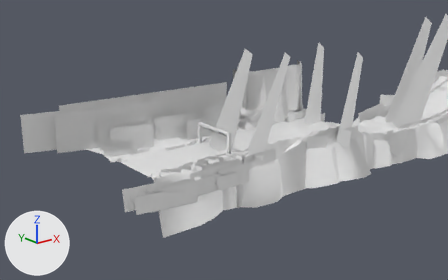
An edit to the FBX model Assets/Map/Models/Theme_01/Forest_01.fbx, drawn before and after from the same camera.
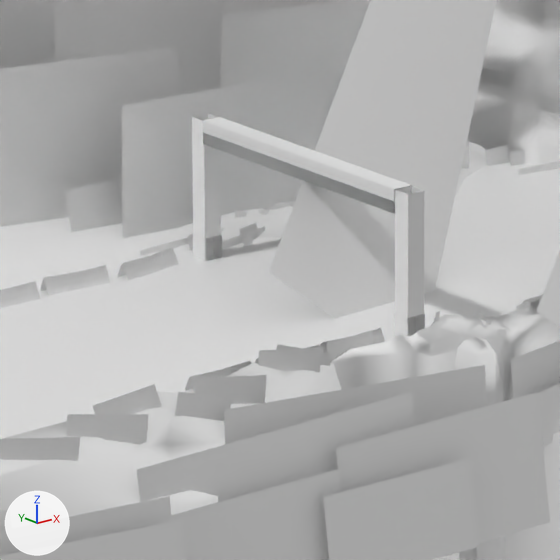
Each version is shown from a 50 mm camera at (-68.3, -113.6, 49.4) aimed at (25.8, 4.0, 2.3), then close up on the part from 38% to 56% of the width and 38% to 67% of the height. Every picture has the same lights, and +X, +Y and +Z are marked at lower left. Where no turn or scale is listed for an object, it has been applied to the vertices.

Script lines for the objects in view, before the commit:
```python
me_mesh_002 = bpy.data.meshes.new('Mesh.002')
me_mesh_002.from_pydata(...)  # 220 vertices, 88 faces; spans x 21.0..738.0, y -7.0..27.0, z -12.0..34.0
me_mesh_002.materials.append(mat_light_mat_01)  # white #e7e7e7
me_mesh_010 = bpy.data.meshes.new('Mesh.010')
me_mesh_010.from_pydata(...)  # 3605 vertices, 3914 faces; spans x 0.0..770.0, y -21.0..34.0, z -36.0..29.0
me_mesh_010.materials.append(mat_mountain_mat_01)  # white #e7e7e7
me_mesh_015 = bpy.data.meshes.new('Mesh.015')
me_mesh_015.from_pydata(...)  # 80 vertices, 32 faces; spans x -0.41..0.41, y -6.47..6.47, z -2.76..2.76
# faces by material slot: [12, 20]
me_mesh_015.materials.append(mat_leak_mat_01)  # white #e7e7e7
me_mesh_015.materials.append(mat_label_mat_01)  # white #e7e7e7
ob_llight_01 = bpy.data.objects.new('Llight_01', me_mesh_002)
ob_llight_01.location = (0.0, 0.0, 0.0)
ob_mountain_01 = bpy.data.objects.new('Mountain_01', me_mesh_010)
ob_mountain_01.location = (0.0, 0.0, 0.0)
ob_start_01 = bpy.data.objects.new('Start_01', me_mesh_015)
ob_start_01.location = (23.89, 5.68, 2.76)
# also in view: 'Label_01' at (350.0, 5.8, -2.5); 'Grass_01' at (384.0, 5.1, 0.2); 'Ground_01' at (382.2, 10.1, -0.5); 'Tree_01' at (380.2, 10.4, -6.3); 'Road_01' at (384.2, 7.2, 0.1)
```
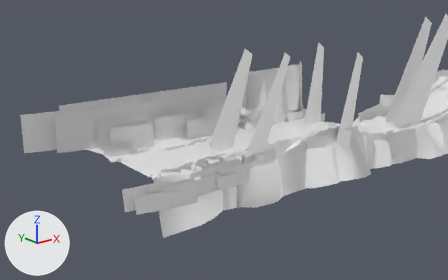
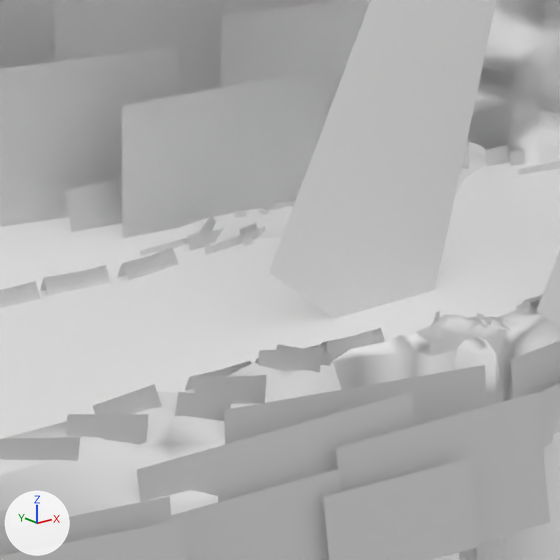
Changed parts and their boxes [x1, y1, x2, y2] in the close-ups (560 x 560 px):
```json
{"object": "Start_01", "change": "deleted", "before": [192, 114, 425, 337], "faces in mat_label_mat_01 (white #e7e7e7)": [193, 117, 425, 337], "faces in mat_leak_mat_01 (white #e7e7e7)": [192, 114, 425, 318]}
```

The change, as JSON lines over the scene's bpy script:
```json
{"op": "remove", "block": "ob_start_01", "code": ["ob_start_01 = bpy.data.objects.new('Start_01', me_mesh_015)", "ob_start_01.location = (23.89, 5.68, 2.76)"]}
```
